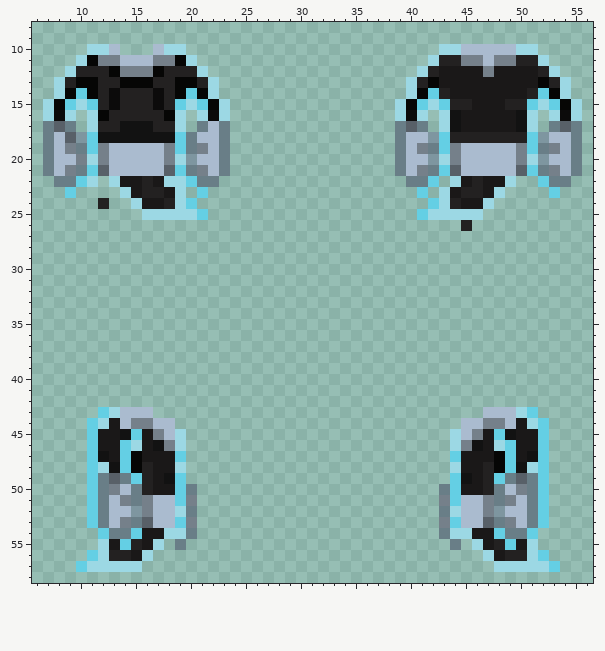
Two states of a pixel-art sprite, Resources/Textures/Goobstation/clothing/Uniforms/DannyPhantomSuitGhostSolid.rsi/equipped-INNERCLOTHING.png. The picture above is the old version.
The file is 64x64 pixels. Shown: x 6..56, y 8..58.
The same view after the edit:
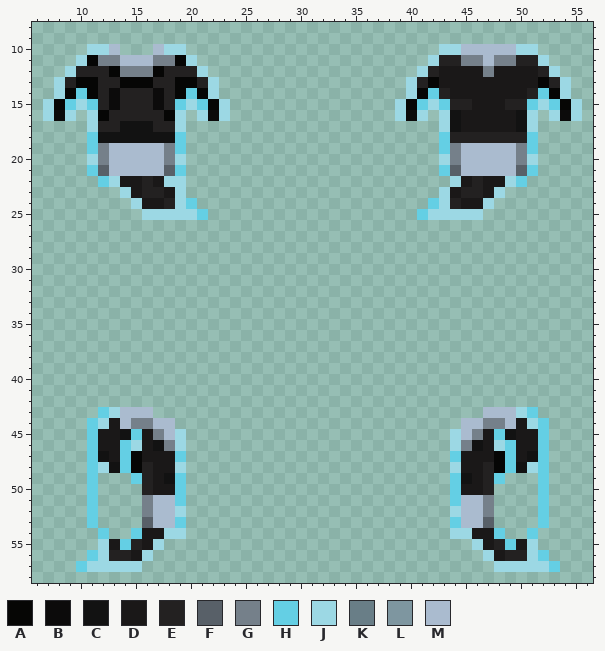
Palette (. is transparent): A #060605  B #0c0b0b  C #121212  D #1a1818  E #232121  F #586068  G #75808a  H #64cfe4  J #9cd8e4  K #697e87  L #7e96a0  M #aabbcf
Change:
The edit adds colour H in row 22 at x 12 and 50.
Colour E is removed in row 24 at x 12; in row 26 at x 45.
Colour F is removed in row 17 at x 8, 40 and 54; in row 18 at x 9; in row 49 at x 13 and 50.
Colour G is removed in row 19 at x 9, 21, 41 and 53; in row 20 at x 10; in row 21 at x 9, 21, 41 and 53; in row 50 at x 13 and 50; in row 51 at x 14, 20, 43 and 49; in row 53 at x 14, 20, 43 and 49.
Colour H is removed in row 22 at x 10, 20, 42 and 52; in row 23 at x 9, 21, 41 and 53.
Colour J is removed in row 22 at x 11.
Colour K is removed in row 17 at x 7, 9, 21, 23, 39, 41, 53 and 55; in row 18 at x 7, 20, 23, 39 and 55; in row 19 at x 7, 10, 20, 23, 39, 42, 52 and 55; in row 20 at x 7, 23, 39 and 55; in row 21 at x 7, 10, 20, 23, 39, 42, 52 and 55; in row 22 at x 8 to 9, 21 to 22, 40 to 41 and 53 to 54.
Colour K is removed in row 49 at x 12, 14, 49 and 51; in row 50 at x 12, 15, 20, 43, 48 and 51; in row 51 at x 12, 15, 48 and 51; in row 52 at x 12, 20, 43 and 51; in row 53 at x 12, 15, 48 and 51; in row 54 at x 13 to 14, 20, 43 and 49 to 50.
Colour K is removed in row 55 at x 19 and 44.
Colour L is removed in row 18 at x 10, 42 and 52; in row 20 at x 20, 42 and 52; in row 52 at x 15 and 48.
Colour M is removed in row 17 at x 22; in row 18 at x 8, 21 to 22, 40 to 41 and 53 to 54; in row 19 at x 8, 22, 40 and 54; in row 20 at x 8 to 9, 21 to 22, 40 to 41 and 53 to 54; in row 21 at x 8, 22, 40 and 54; in row 50 at x 14 and 49.
Colour M is removed in row 51 at x 13 and 50; in row 52 at x 13 to 14 and 49 to 50; in row 53 at x 13 and 50.
